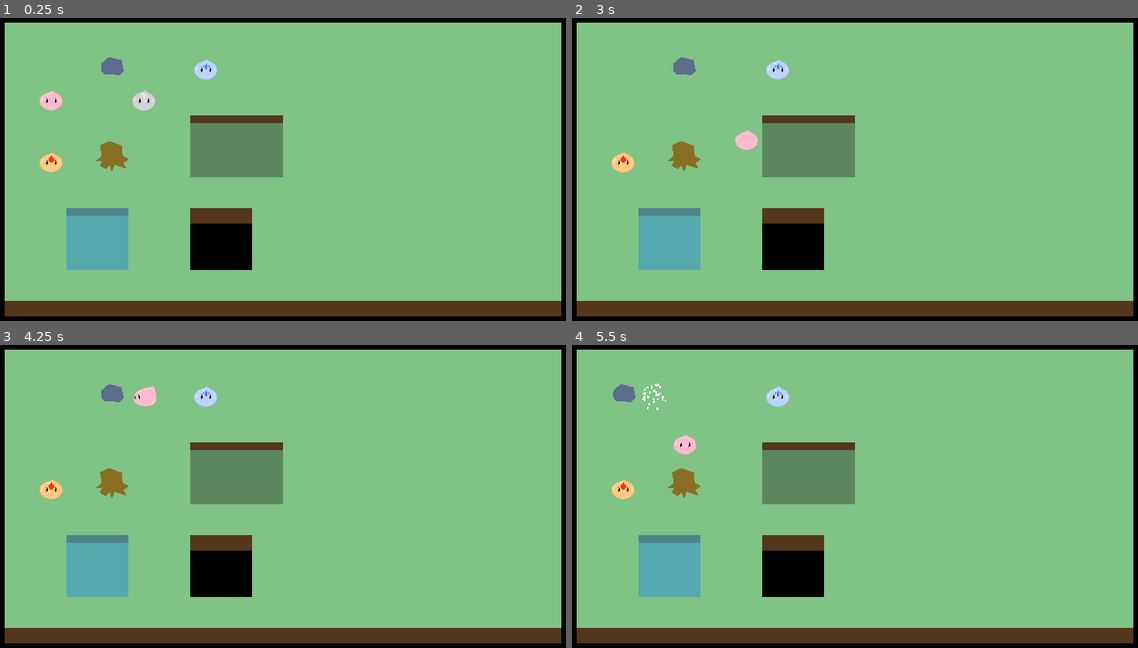
Above: before the commit, frames 1-4 (two rows, left to right).
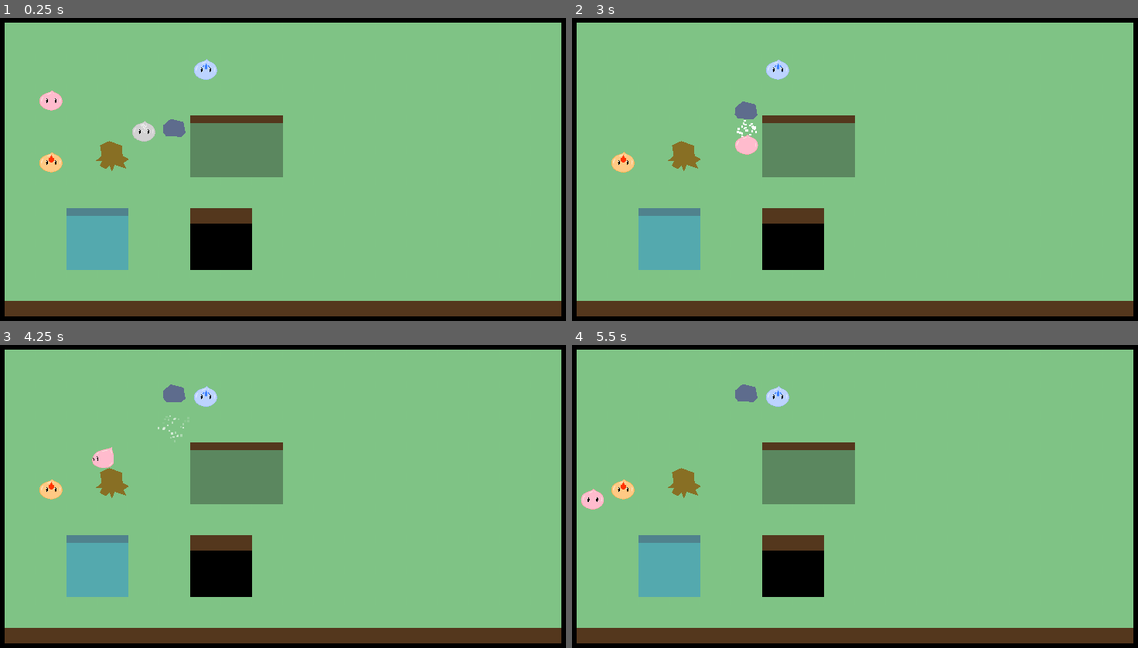
Above: after the commit, the same moments.

Repository: uspgamedev/crossover-slime
Game: Godot game, scene res://game/test_01/Game.tscn
The game is run twice, just before and just after one commit, with the same random seed, the same clock (stepped at 60 frames per second) and the same inputs.
Inputs:
- Up to frame 1 (0.25 s): no input
- Up to frame 2 (3 s): tap Enter at 0.5 s; hold D (move_right) 0.53-1.28 s; hold Space (use_power) 0.53-1.28 s; hold S (move_down) 1.28-2.03 s; tap Space (use_power) at 1.35, 2.85 s; hold D (move_right) 2.03-2.78 s; hold Space (use_power) 2.03-2.78 s; hold W (move_up) from 2.78 s (still down)
- Up to frame 3 (4.25 s): release W (move_up) at 3.53 s; hold A (move_left) from 3.53 s (still down); hold Space (use_power) from 3.53 s (still down)
- Up to frame 4 (5.5 s): release Space (use_power) at 4.28 s; tap Space (use_power) at 4.35 s; release A (move_left) at 5.03 s; hold S (move_down) from 5.03 s (still down); hold Space (use_power) from 5.03 s (still down)

The runs differ from the first frame. In frame 1, 0.8% of the frame differs, in the area x 17-33%, y 13-41%; in frame 2, 0.6%; in frame 3, 0.8%; in frame 4, 0.8%, in the area x 1-33%, y 12-55%.

Commit message:
Make rocks in pits steppable

Diff:
--- a/entity/rock/Rock.tscn
+++ b/entity/rock/Rock.tscn
@@ -1,7 +1,9 @@
-[gd_scene load_steps=3 format=2]
+[gd_scene load_steps=5 format=2]
 
 [ext_resource path="res://entity/Entity.tscn" type="PackedScene" id=1]
 [ext_resource path="res://property/movable/Movable.gd" type="Script" id=2]
+[ext_resource path="res://property/steppable/Steppable.gd" type="Script" id=3]
+[ext_resource path="res://property/gravity/Gravity.gd" type="Script" id=4]
 
 [node name="Rock" instance=ExtResource( 1 )]
 
@@ -12,3 +14,11 @@
 
 [node name="Movable" type="Node2D" parent="." index="1"]
 script = ExtResource( 2 )
+
+[node name="Steppable" type="Node2D" parent="." index="2"]
+script = ExtResource( 3 )
+
+[node name="Gravity" type="Node2D" parent="." index="3"]
+script = ExtResource( 4 )
+sprite_path = NodePath("../Polygon2D")
+falls_in_pits = true
--- a/entity/slime/player/Player.tscn
+++ b/entity/slime/player/Player.tscn
@@ -11,3 +11,6 @@
 
 [node name="Fagocitosis" type="Node2D" parent="." index="2"]
 script = ExtResource( 3 )
+
+[node name="Gravity" parent="." index="3"]
+sprite_path = NodePath("../Sprite")
--- a/project.godot
+++ b/project.godot
@@ -69,6 +69,11 @@
 "language": "GDScript",
 "path": "res://stage/Stage.gd"
 }, {
+"base": "Property",
+"class": "Steppable",
+"language": "GDScript",
+"path": "res://property/steppable/Steppable.gd"
+}, {
 "base": "Object",
 "class": "Tile",
 "language": "GDScript",
@@ -87,6 +92,7 @@
 "PoweredByEarth": "",
 "Property": "",
 "Stage": "",
+"Steppable": "",
 "Tile": ""
 }
 
--- a/property/gravity/Gravity.gd
+++ b/property/gravity/Gravity.gd
@@ -1,4 +1,7 @@
 class_name Gravity extends Property
+
+export var sprite_path := NodePath()
+export var falls_in_pits := false
 
 func _handle_effect(stage: Stage, entity: Entity, effect: Dictionary):
 	match effect:
@@ -6,10 +9,23 @@
 			var tile := entity.tile + dir as Vector2
 			var tile_type := stage.get_map().get_tile_type(tile)
 			if tile_type in Map.SHALLOW_PIT_TILES:
-				effect.canceled = true
+				var block := stage.get_entity_at(tile)
+				if	not falls_in_pits \
+					and (block == null or not block.has_property(Steppable)):
+						effect.canceled = true
 		{ "type": "tick" }:
 			if not entity.is_moving():
 				var tile_type := stage.get_map().get_tile_type(entity.tile)
 				if tile_type in Map.DEEP_PIT_TILES:
 					# TODO dying nimation
 					entity.queue_free()
+				elif tile_type in Map.SHALLOW_PIT_TILES and falls_in_pits:
+					var sprite = get_node_or_null(sprite_path)
+					if sprite != null:
+						sprite.offset.y = 16
+						sprite.z_index = 0
+				else:
+					var sprite = get_node_or_null(sprite_path)
+					if sprite != null:
+						sprite.offset.y = 0
+						sprite.z_index = 1
--- /dev/null
+++ b/property/steppable/Steppable.gd
@@ -0,0 +1,8 @@
+class_name Steppable extends Property
+
+func _handle_effect(stage: Stage, entity: Entity, effect: Dictionary):
+	match effect:
+		{ "type": "collide", .. }:
+			var tile_type := stage.get_map().get_tile_type(entity.tile)
+			if tile_type in Map.SHALLOW_PIT_TILES:
+				effect.blocked = false
--- a/stage/test_01/Stage.tscn
+++ b/stage/test_01/Stage.tscn
@@ -14,26 +14,26 @@
 [node name="Map" parent="." index="0"]
 tile_data = PoolIntArray( 0, 3, 0, 1, 3, 0, 2, 3, 0, 3, 3, 0, 4, 3, 0, 5, 3, 0, 6, 3, 0, 7, 3, 0, 8, 3, 0, 9, 3, 0, 10, …(3157 unchanged characters)…
 
-[node name="Player" parent="." index="1" instance=ExtResource( 2 )]
-position = Vector2( 160, 224 )
-tile = Vector2( 2, 3 )
+[node name="Rock" parent="." index="1" instance=ExtResource( 3 )]
+position = Vector2( 416, 288 )
+tile = Vector2( 6, 4 )
 
-[node name="Rock" parent="." index="2" instance=ExtResource( 3 )]
-position = Vector2( 288, 160 )
-tile = Vector2( 4, 2 )
-
-[node name="Trunk" parent="." index="3" instance=ExtResource( 5 )]
+[node name="Trunk" parent="." index="2" instance=ExtResource( 5 )]
 position = Vector2( 288, 352 )
 tile = Vector2( 4, 5 )
 
-[node name="FireSlime" parent="." index="4" instance=ExtResource( 4 )]
+[node name="FireSlime" parent="." index="3" instance=ExtResource( 4 )]
 position = Vector2( 160, 352 )
 tile = Vector2( 2, 5 )
 
-[node name="AirSlime" parent="." index="5" instance=ExtResource( 6 )]
-position = Vector2( 352, 224 )
-tile = Vector2( 5, 3 )
+[node name="AirSlime" parent="." index="4" instance=ExtResource( 6 )]
+position = Vector2( 352, 288 )
+tile = Vector2( 5, 4 )
 
-[node name="WaterSlime" parent="." index="6" instance=ExtResource( 7 )]
+[node name="WaterSlime" parent="." index="5" instance=ExtResource( 7 )]
 position = Vector2( 480, 160 )
 tile = Vector2( 7, 2 )
+
+[node name="Player" parent="." index="6" instance=ExtResource( 2 )]
+position = Vector2( 160, 224 )
+tile = Vector2( 2, 3 )
